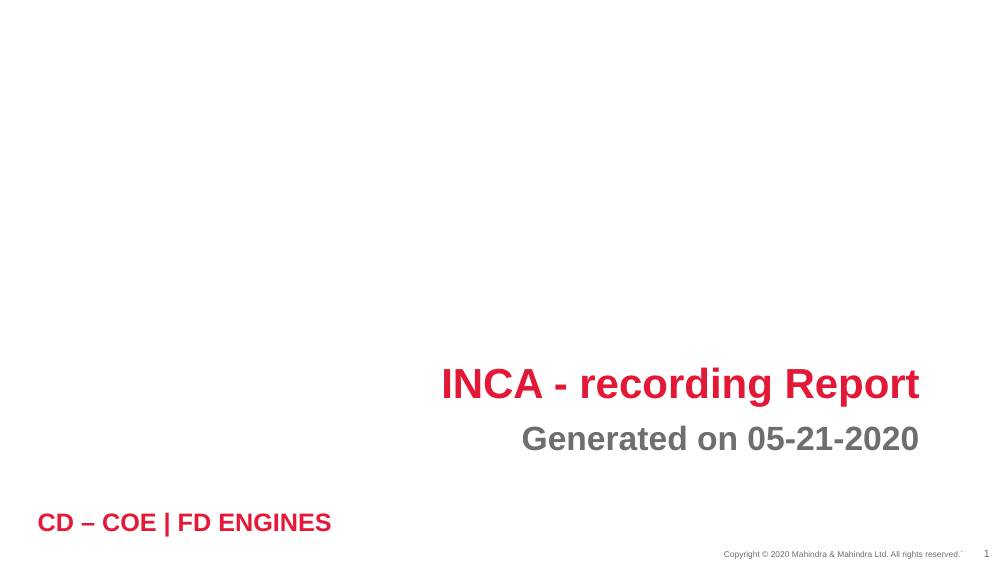
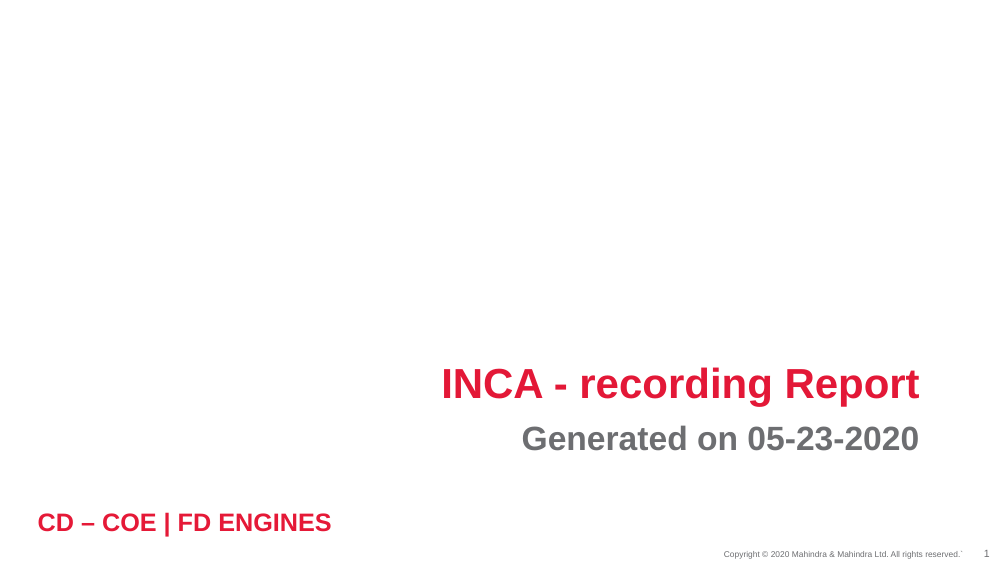
Before and after one commit to shankyholmes/auto-report-generator, a slide deck: slide 1 of Report_01.pptx. Drawn at 1008x567 pixels with LibreOffice and Linux fonts; fonts in the diff are those of the drawing; background and template pictures are left out. Boxes give left, top, right and bottom in pixels: in the first picture for what was removed or moved away, otherwise in the second. Text is boxed around its words. In the diff, an @@ line names an element or a change of style, - is before the commit and + after.

```diff
--- a/Report_01.pptx
+++ b/Report_01.pptx
@@ subtitle at (522, 425, 919, 451): text changed @@
-Generated on 05-21-2020
+Generated on 05-23-2020
```
Also in this commit, not shown: 2 other files.
